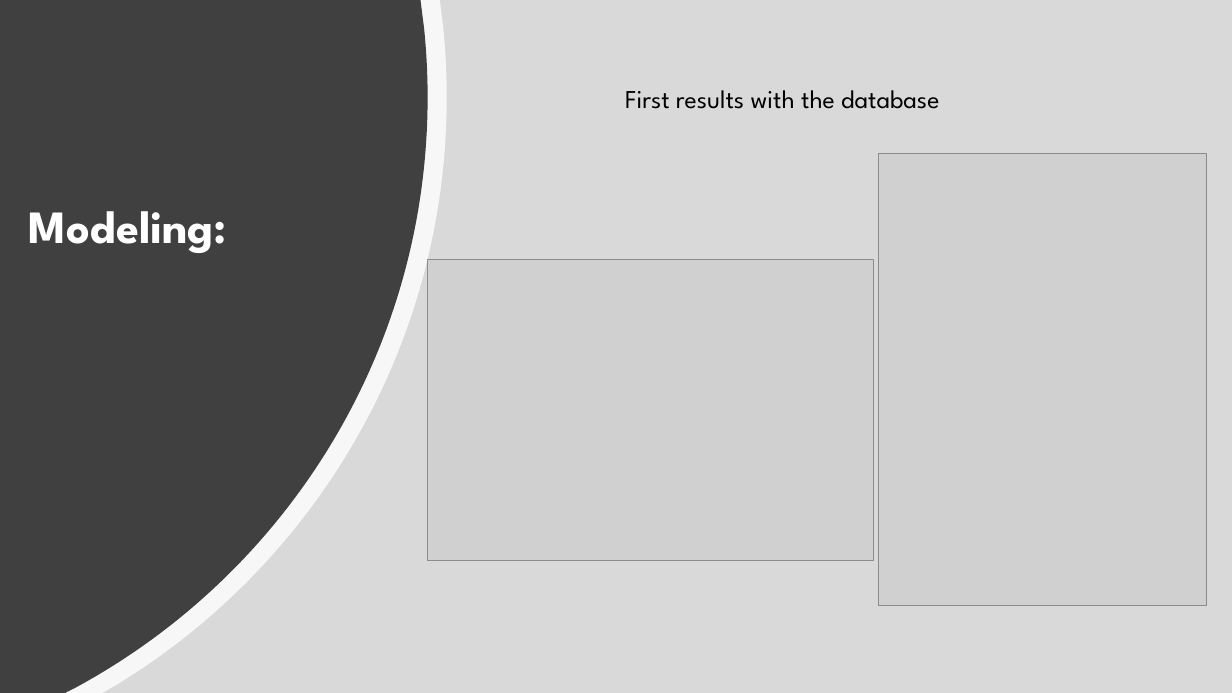
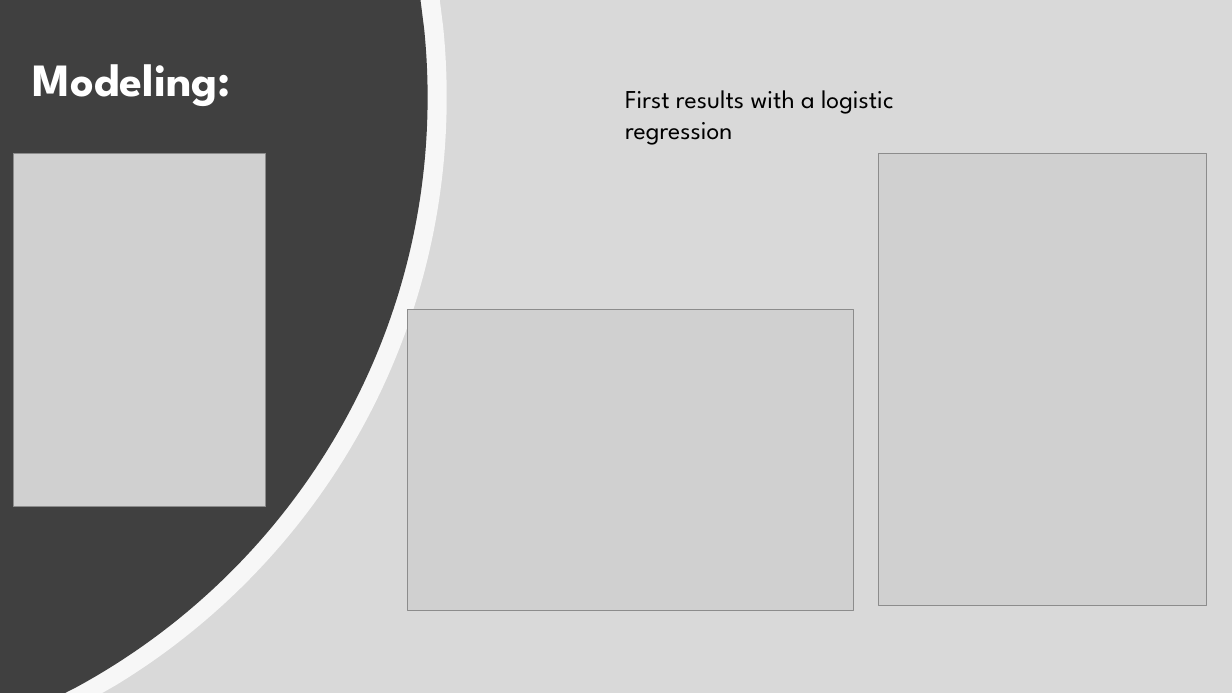
Before and after one commit to Const679/Python-Diabete, a slide deck: slide 9 of Readmission of the Diabetics patients.pptx. Drawn at 1232x693 pixels with LibreOffice and Linux fonts; fonts in the diff are those of the drawing; grey boxes stand for pictures. Boxes give left, top, right and bottom in pixels: in the first picture for what was removed or moved away, otherwise in the second. Text is boxed around its words. In the diff, an @@ line names an element or a change of style, - is before the commit and + after.

```diff
--- a/Readmission of the Diabetics patients.pptx
+++ b/Readmission of the Diabetics patients.pptx
@@ title "Modeling:": place and size @@
-title "Modeling:" at [29,211,227,253]
+title "Modeling:" at [32,64,230,106]
@@ text at [625,90,894,145]: text changed @@
-First results with the database
+First results with a logistic regression
@@ picture added at [14,153,266,506] @@
@@ picture: place and size @@
-picture at [428,259,874,560]
+picture at [408,310,854,611]
```
Also in this commit, not shown: 1 other slide changed, 5 slides added.
